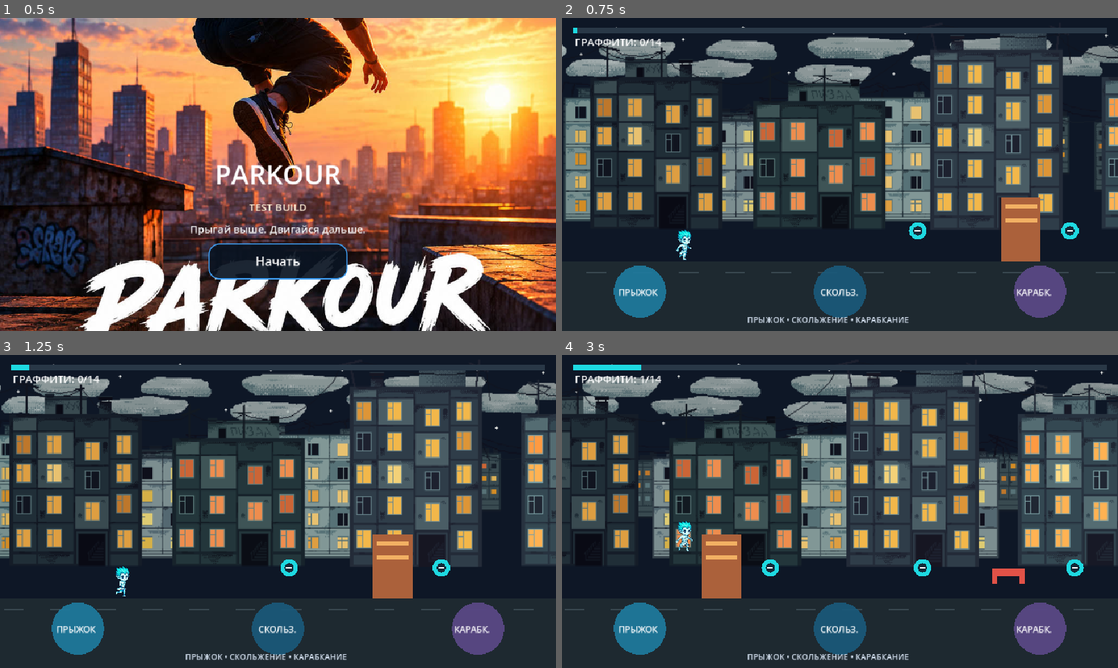
Above: before the commit, frames 1-4 (two rows, left to right).
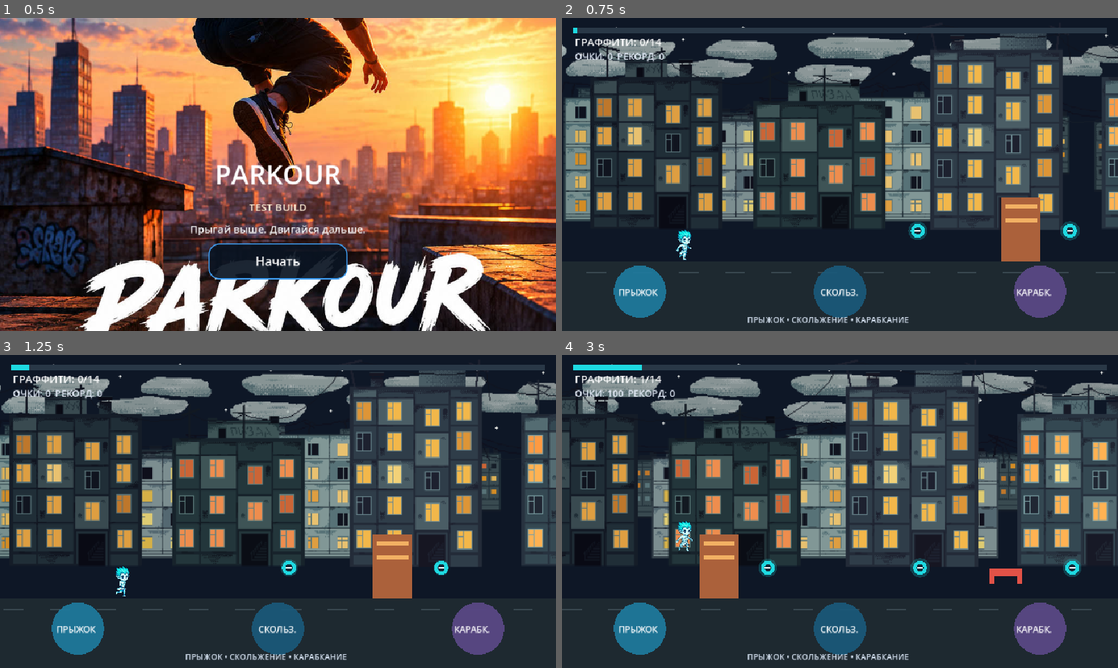
Above: after the commit, the same moments.

Repository: starden-opsv/Parkour
Game: Godot game, scene res://main.tscn
The game is run twice, just before and just after one commit, with the same random seed, the same clock (stepped at 60 frames per second) and the same inputs.
Inputs (mouse positions are in pixels of both pictures, inside the frame that each line leads up to):
- Up to frame 1 (0.5 s): no input
- Up to frame 2 (0.75 s): click "Начать" at 0.5 s
- Up to frame 3 (1.25 s): no input
- Up to frame 4 (3 s): tap Enter at 1.25, 2.1 s; move the mouse to (962, 495) at 1.27 s; hold Up 1.28-2.03 s; tap R at 1.35 s; click (962, 495) at 1.42 s; tap Space at 1.52, 2.27 s; move the mouse to (728, 527) at 2.02 s; hold Down 2.03-2.78 s; move the mouse to (895, 442) at 2.77 s; hold Up from 2.78 s (still down); tap C at 2.85 s

Frame 1 is identical in both runs. In frame 2, 0.4% of the frame differs, in the area x 2-94%, y 11-72%; in frame 3, 0.4%; in frame 4, 5.1%, in the area x 0-100%, y 3-82%.

Commit message:
Add flow combos, spray-can shield, score record, and speed ramp

Diff:
--- a/level_1.gd
+++ b/level_1.gd
@@ -23,6 +23,15 @@
 var level_length: float = 4600.0
 var pickup_positions: Array[float] = []
 var obstacle_layout: Array[Dictionary] = []
+var spray_can_positions: Array[float] = []
+var shield_active := false
+var shield_invulnerability := 0.0
+var combo_count := 0
+var combo_timer := 0.0
+var run_score := 0
+var best_score := 0
+var best_score_path := "user://parkour_progress.cfg"
+var hit_flash_timer := 0.0
 
 var world_x := 0.0 # World coordinate of the player's feet; screen position stays fixed.
 var player_y := 0.0 # Top of the player's collision rectangle in level-local coordinates.
@@ -59,6 +68,7 @@
 
 func _ready() -> void:
 	_load_parallax_layers()
+	_load_best_score()
 	graffiti_full_texture = load("res://assets/graffiti/iluha_wall_full.png") as Texture2D
 	graffiti_partial_texture = load("res://assets/graffiti/iluha_wall_partial.png") as Texture2D
 	if graffiti_full_texture == null or graffiti_partial_texture == null:
@@ -93,6 +103,11 @@
 
 func _process(delta: float) -> void:
 	character_anim_time += delta
+	combo_timer = maxf(0.0, combo_timer - delta)
+	if combo_timer <= 0.0:
+		combo_count = 0
+	shield_invulnerability = maxf(0.0, shield_invulnerability - delta)
+	hit_flash_timer = maxf(0.0, hit_flash_timer - delta)
 	if ended:
 		if painting:
 			paint_timer += delta
@@ -127,7 +142,7 @@
 
 	if climb_timer > 0.0:
 		climb_timer = maxf(0.0, climb_timer - delta)
-		world_x += RUN_SPEED * 1.6 * delta
+		world_x += _current_run_speed() * 1.6 * delta
 		var climb_progress := 1.0 - climb_timer / CLIMB_DURATION
 		player_vy = 0.0
 		player_y = _ground_y() - PLAYER_HEIGHT - sin(climb_progress * PI) * 135.0
@@ -136,7 +151,7 @@
 			on_ground = true
 			jump_count = 0
 	else:
-		world_x += (RUN_SPEED * 1.35 if slide_timer > 0.0 else RUN_SPEED) * delta
+		world_x += (_current_run_speed() * 1.35 if slide_timer > 0.0 else _current_run_speed()) * delta
 		player_vy += GRAVITY * delta
 		player_y += player_vy * delta
 	if climb_timer <= 0.0 and player_y + _player_height() >= _ground_y():
@@ -162,6 +177,18 @@
 		var pickup_screen_x: float = pickup_positions[i] - world_x + player_x
 		if player_rect.intersects(_pickup_rect(pickup_screen_x, ground)):
 			collected[i] = true
+			_register_pickup()
+	for can_x in spray_can_positions:
+		var can_screen_x: float = can_x - world_x + player_x
+		if can_screen_x < player_x - 40.0 or can_screen_x > player_x + 40.0:
+			continue
+		if player_rect.intersects(Rect2(can_screen_x - 18.0, ground - 100.0, 36.0, 46.0)):
+			spray_can_positions.erase(can_x)
+			shield_active = true
+			run_score += 250
+			combo_count = mini(combo_count + 1, 9)
+			combo_timer = 3.0
+			return
 
 func _generate_level_layout() -> void:
 	level_length = snappedf(rng.randf_range(MIN_LEVEL_LENGTH, MAX_LEVEL_LENGTH), 100.0)
@@ -208,14 +235,31 @@
 		if valid:
 			pickup_positions.append(candidate)
 
+	# Rare spray cans grant one-hit protection; keep them clear of hazards and tokens.
+	var can_attempts := 0
+	while spray_can_positions.size() < 2 and can_attempts < 200:
+		can_attempts += 1
+		var can_candidate := rng.randf_range(500.0, level_length - 350.0)
+		var can_valid := true
+		for existing in pickup_positions:
+			if absf(existing - can_candidate) < 90.0:
+				can_valid = false
+				break
+		for obstacle in obstacle_layout:
+			if absf(float(obstacle["x"]) - can_candidate) < 150.0:
+				can_valid = false
+				break
+		if can_valid:
+			spray_can_positions.append(can_candidate)
+
 	if pickup_positions.size() < MIN_PICKUPS:
 		pickup_positions.clear()
 		var spacing := (level_length - 620.0) / float(MIN_PICKUPS)
 		for index in MIN_PICKUPS:
 			pickup_positions.append(310.0 + spacing * float(index) + spacing * 0.5)
 	pickup_positions.sort()
-	print("Generated parkour run seed=%d length=%.0f pickups=%d obstacles=%d" % [
-		level_seed, level_length, pickup_positions.size(), obstacle_layout.size()
+	print("Generated parkour run seed=%d length=%.0f pickups=%d spray_cans=%d obstacles=%d" % [
+		level_seed, level_length, pickup_positions.size(), spray_can_positions.size(), obstacle_layout.size()
 	])
 
 func _obstacles() -> Array[Dictionary]:
@@ -260,12 +304,22 @@
 			continue
 		for obstacle_rect in _obstacle_rects(obstacle, obstacle_screen_x, ground):
 			if player_rect.intersects(obstacle_rect):
+				if shield_active and shield_invulnerability <= 0.0:
+					shield_active = false
+					shield_invulnerability = 1.1
+					hit_flash_timer = 0.55
+					world_x += 100.0
+					return
+				if shield_invulnerability > 0.0:
+					return
 				_finish_level(true)
 				return
 
 func _finish_level(failed: bool = false) -> void:
 	ended = true
 	painting = not failed
+	combo_count = 0
+	combo_timer = 0.0
 	paint_timer = 0.0
 	if failed:
 		result_text = "Не получилось!"
@@ -284,7 +338,36 @@
 		else:
 			result_text = "ОБЫЧНОЕ ГРАФФИТИ"
 			result_color = Color(0.72, 0.95, 0.72)
+	if not failed:
+		run_score += _collected_count() * 100
+	_save_best_score()
 	queue_redraw()
+
+func _current_run_speed() -> float:
+	return RUN_SPEED * (1.0 + 0.12 * clampf(world_x / level_length, 0.0, 1.0))
+
+func _register_pickup() -> void:
+	if combo_timer > 0.0:
+		combo_count = mini(combo_count + 1, 9)
+	else:
+		combo_count = 1
+	combo_timer = 3.0
+	run_score += 100 * combo_count
+
+func _load_best_score() -> void:
+	var config := ConfigFile.new()
+	if config.load(best_score_path) == OK:
+		best_score = int(config.get_value("progress", "best_score", 0))
+
+func _save_best_score() -> void:
+	if run_score <= best_score:
+		return
+	best_score = run_score
+	var config := ConfigFile.new()
+	config.set_value("progress", "best_score", best_score)
+	var error := config.save(best_score_path)
+	if error != OK:
+		push_warning("Could not save local best score: %s" % error_string(error))
 
 func _collected_count() -> int:
 	var total := 0
@@ -359,9 +442,19 @@
 		if not collected[i]:
 			var pickup_x: float = pickup_positions[i] - world_x + player_x
 			if pickup_x > -30 and pickup_x < w + 30:
-				draw_circle(Vector2(pickup_x, ground - 54), 15, Color(0.12, 0.85, 0.88))
-				draw_circle(Vector2(pickup_x, ground - 54), 8, Color(0.08, 0.16, 0.22))
+				var pulse := 1.0 + 0.12 * sin(character_anim_time * 5.0 + float(i))
+				draw_circle(Vector2(pickup_x, ground - 54), 15.0 * pulse, Color(0.12, 0.85, 0.88, 0.22))
+				draw_circle(Vector2(pickup_x, ground - 54), 12.0, Color(0.12, 0.85, 0.88))
+				draw_circle(Vector2(pickup_x, ground - 54), 6.0, Color(0.08, 0.16, 0.22))
 				draw_line(Vector2(pickup_x - 5, ground - 54), Vector2(pickup_x + 5, ground - 54), Color.WHITE, 3.0)
+	for can_x in spray_can_positions:
+		var can_screen_x: float = can_x - world_x + player_x
+		if can_screen_x > -40 and can_screen_x < w + 40:
+			var can_rect := Rect2(can_screen_x - 11.0, ground - 92.0, 22.0, 34.0)
+			draw_rect(can_rect.grow(5.0), Color(0.78, 0.32, 1.0, 0.2))
+			draw_rect(can_rect, Color(0.76, 0.3, 1.0))
+			draw_rect(Rect2(can_screen_x - 7.0, ground - 99.0, 14.0, 8.0), Color(0.94, 0.88, 1.0))
+			draw_line(Vector2(can_screen_x - 6.0, ground - 77.0), Vector2(can_screen_x + 6.0, ground - 77.0), Color.WHITE, 3.0)
 	for obstacle in _obstacles():
 		var ox: float = float(obstacle["x"]) - world_x + player_x
 		if ox > -80 and ox < w + 80:
@@ -387,6 +480,15 @@
 	draw_rect(Rect2(18, 18, (w - 36) * clampf(world_x / level_length, 0.0, 1.0), 8), Color(0.12, 0.85, 0.88))
 	_draw_finish_marker(w, ground, player_x)
 	draw_string(ThemeDB.fallback_font, Vector2(22, 48), "ГРАФФИТИ: %d/%d" % [_collected_count(), pickup_positions.size()], HORIZONTAL_ALIGNMENT_LEFT, -1, 18, Color.WHITE)
+	draw_string(ThemeDB.fallback_font, Vector2(22, 72), "ОЧКИ: %d  РЕКОРД: %d" % [run_score, best_score], HORIZONTAL_ALIGNMENT_LEFT, -1, 16, Color(0.92, 0.95, 1.0))
+	if combo_count >= 2 and combo_timer > 0.0:
+		draw_string(ThemeDB.fallback_font, Vector2(w * 0.5 - 90.0, 54.0), "КОМБО x%d" % combo_count, HORIZONTAL_ALIGNMENT_CENTER, 180.0, 24, Color(1.0, 0.78, 0.25))
+	if shield_active:
+		draw_string(ThemeDB.fallback_font, Vector2(w - 210.0, 48.0), "ЗАЩИТА: 1 УДАР", HORIZONTAL_ALIGNMENT_RIGHT, 190.0, 16, Color(0.84, 0.58, 1.0))
+	elif shield_invulnerability > 0.0:
+		draw_string(ThemeDB.fallback_font, Vector2(w - 210.0, 48.0), "ЩИТ СРАБОТАЛ!", HORIZONTAL_ALIGNMENT_RIGHT, 190.0, 16, Color(0.84, 0.58, 1.0))
+	if hit_flash_timer > 0.0:
+		draw_rect(Rect2(Vector2.ZERO, size), Color(0.8, 0.3, 1.0, hit_flash_timer * 0.25))
 	draw_circle(Vector2(w * 0.14, h - 68), 45, Color(0.12, 0.48, 0.62, 0.92))
 	draw_string(ThemeDB.fallback_font, Vector2(w * 0.14 - 38, h - 61), "ПРЫЖОК", HORIZONTAL_ALIGNMENT_LEFT, -1, 15, Color.WHITE)
 	draw_circle(Vector2(w * 0.50, h - 68), 45, Color(0.1, 0.35, 0.48, 0.92))
@@ -515,6 +617,7 @@
 		draw_string(ThemeDB.fallback_font, Vector2(20, h * 0.65), progress_label, HORIZONTAL_ALIGNMENT_CENTER, w - 40, 22, progress_color)
 		var heading := result_text
 		draw_string(ThemeDB.fallback_font, Vector2(24, h * 0.76), heading, HORIZONTAL_ALIGNMENT_CENTER, w - 48, 28, result_color)
+		draw_string(ThemeDB.fallback_font, Vector2(24, h * 0.80), "СЧЁТ: %d  •  РЕКОРД: %d" % [run_score, best_score], HORIZONTAL_ALIGNMENT_CENTER, w - 48, 20, Color(1.0, 0.88, 0.55))
 		draw_string(ThemeDB.fallback_font, Vector2(24, h * 0.84), "Нажми, чтобы пройти уровень ещё раз", HORIZONTAL_ALIGNMENT_CENTER, w - 48, 19, Color.WHITE)
 	else:
 		draw_string(ThemeDB.fallback_font, Vector2(24, h * 0.66), result_text, HORIZONTAL_ALIGNMENT_CENTER, w - 48, 32, result_color)
